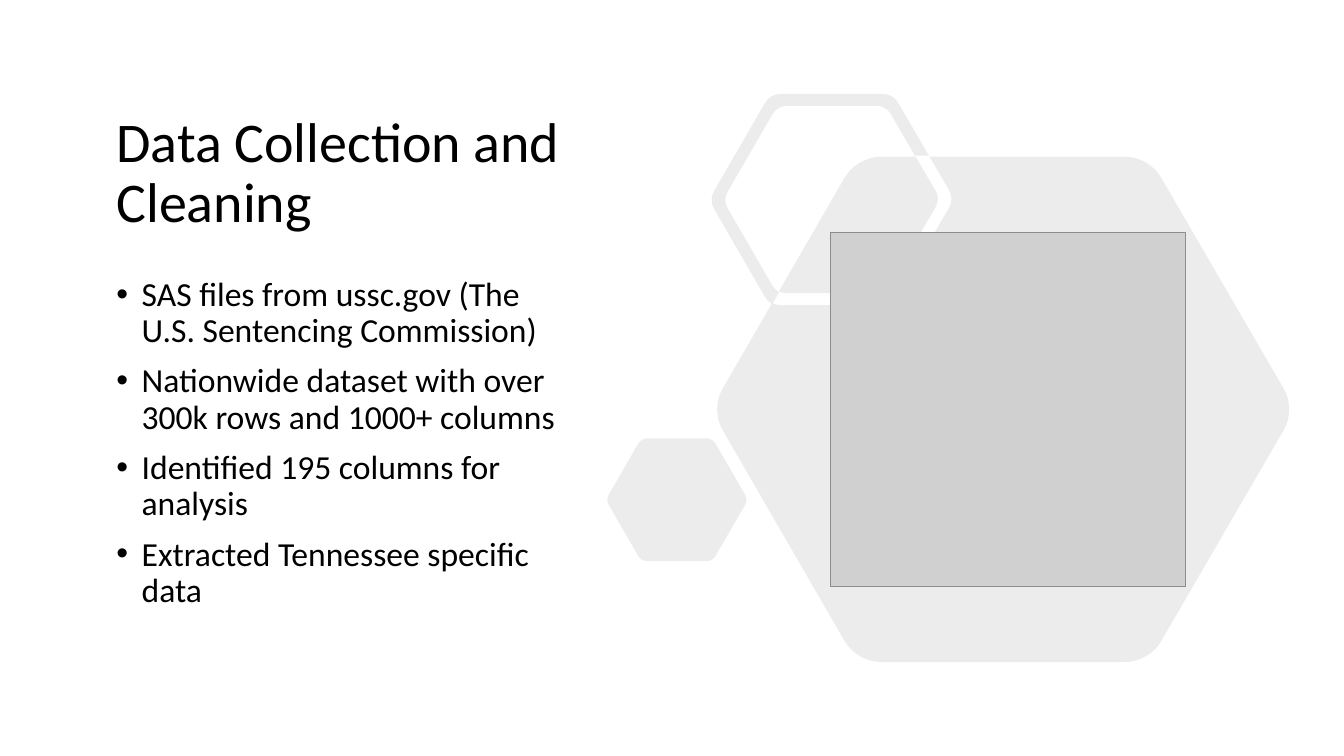
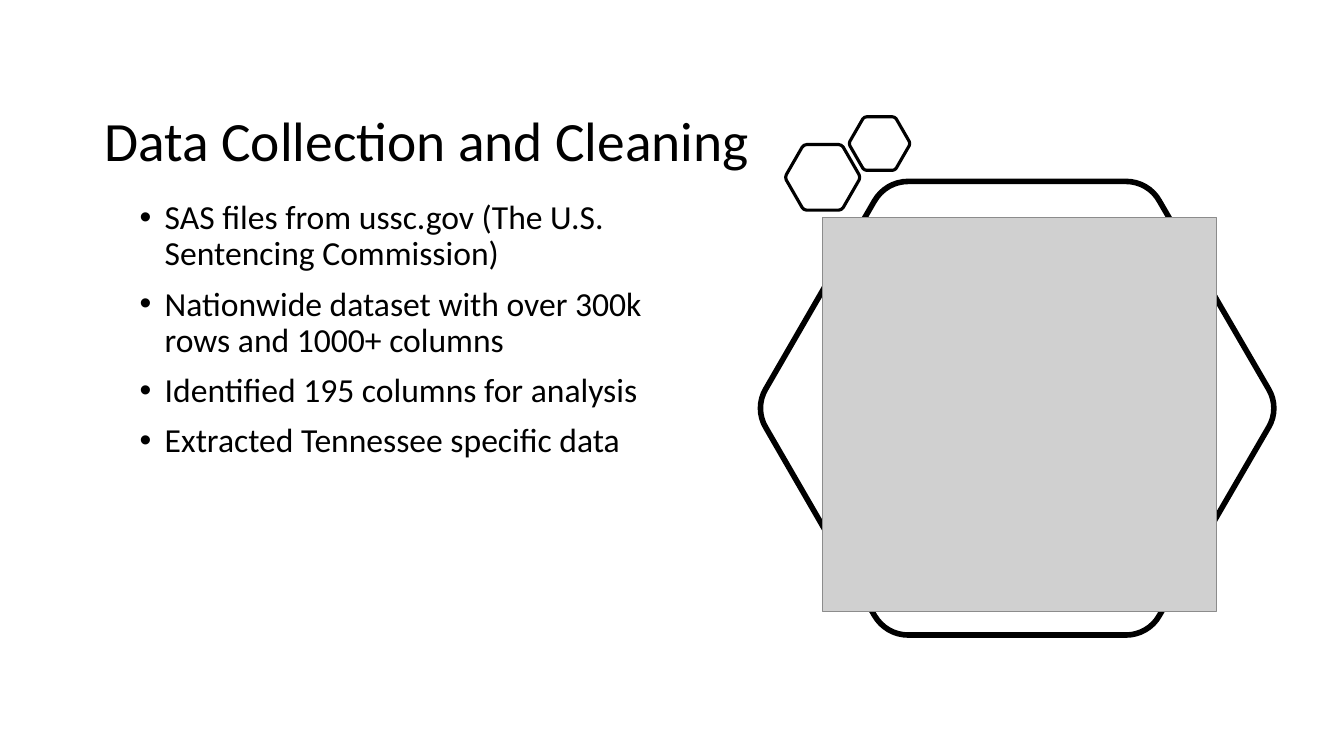
Before and after one commit to jenwhitson/sentencing_project, a slide deck: slide 3 of Presentation.pptx. Drawn at 1344x756 pixels with LibreOffice and Linux fonts; fonts in the diff are those of the drawing; grey boxes stand for pictures. Boxes give left, top, right and bottom in pixels: in the first picture for what was removed or moved away, otherwise in the second. Text is boxed around its words. In the diff, an @@ line names an element or a change of style, - is before the commit and + after.

Commit message:
updated formatting

```diff
--- a/Presentation.pptx
+++ b/Presentation.pptx
@@ title "Data Collection and Cleaning": place and size @@
-title "Data Collection and Cleaning" at [116,123,560,232]
+title "Data Collection and Cleaning" at [104,122,748,171]
@@ title "Data Collection and Cleaning" at [104,122,748,171]: size 40 to 39.6 pt; vertical alignment middle to bottom @@
@@ freeform shape added at [849,117,909,170], outline #000000 2.25 pt @@
@@ freeform shape added at [785,144,860,210], outline #000000 2.25 pt @@
@@ text "SAS files from ussc.gov (The ..." rewrapped from [142,281,555,603] to [165,204,641,458] @@
@@ freeform shape: place and size @@
-freeform shape at [608,94,1290,662]
+freeform shape at [759,181,1276,635]
@@ freeform shape at [759,181,1276,635]: fill #808080 at 15% opacity to none; outline none to #000000 4 pt @@
@@ picture: place and size @@
-picture at [831,232,1186,587]
+picture at [823,218,1217,612]
```
Also in this commit, not shown: 3 other slides changed.
